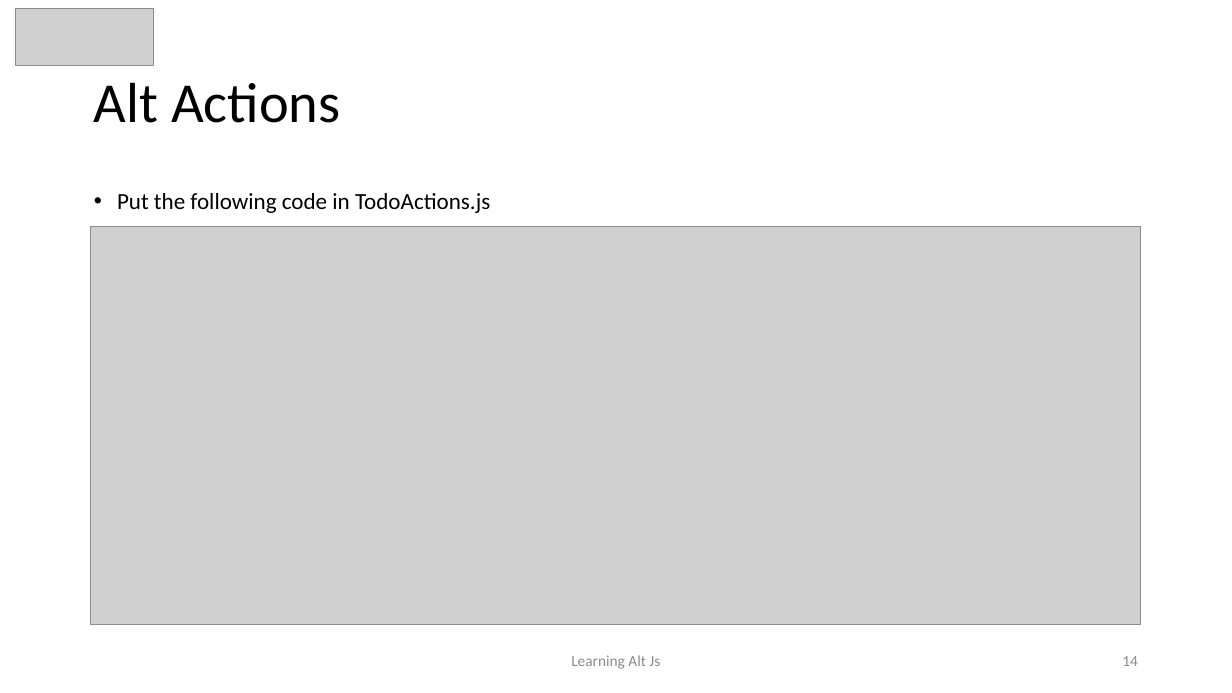
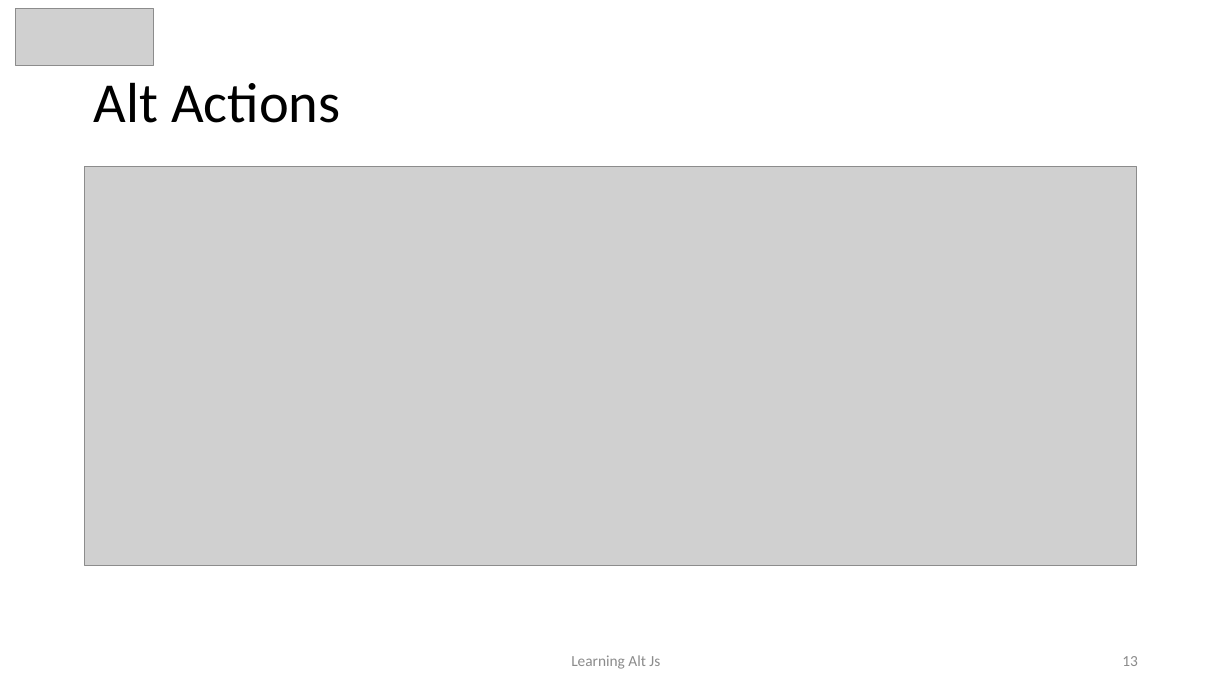
Before and after one commit to awahab29/samplealt, a slide deck: slide 13 of React.pptx (slide 14 before the commit). Drawn at 1232x693 pixels with LibreOffice and Linux fonts; fonts in the diff are those of the drawing; grey boxes stand for pictures. Boxes give left, top, right and bottom in pixels: in the first picture for what was removed or moved away, otherwise in the second. Text is boxed around its words. In the diff, an @@ line names an element or a change of style, - is before the commit and + after.

```diff
--- a/React.pptx
+++ b/React.pptx
@@ picture: place and size @@
-picture at (91, 226, 1141, 625)
+picture at (85, 166, 1138, 566)
@@ text removed at (117, 193, 490, 213) @@
-• Put the following code in TodoActions.js
@@ page number at (1122, 656, 1138, 666): text changed @@
-14
+13
```
Also in this commit, not shown: 14 other slides changed, 7 slides added, 3 slides removed.
